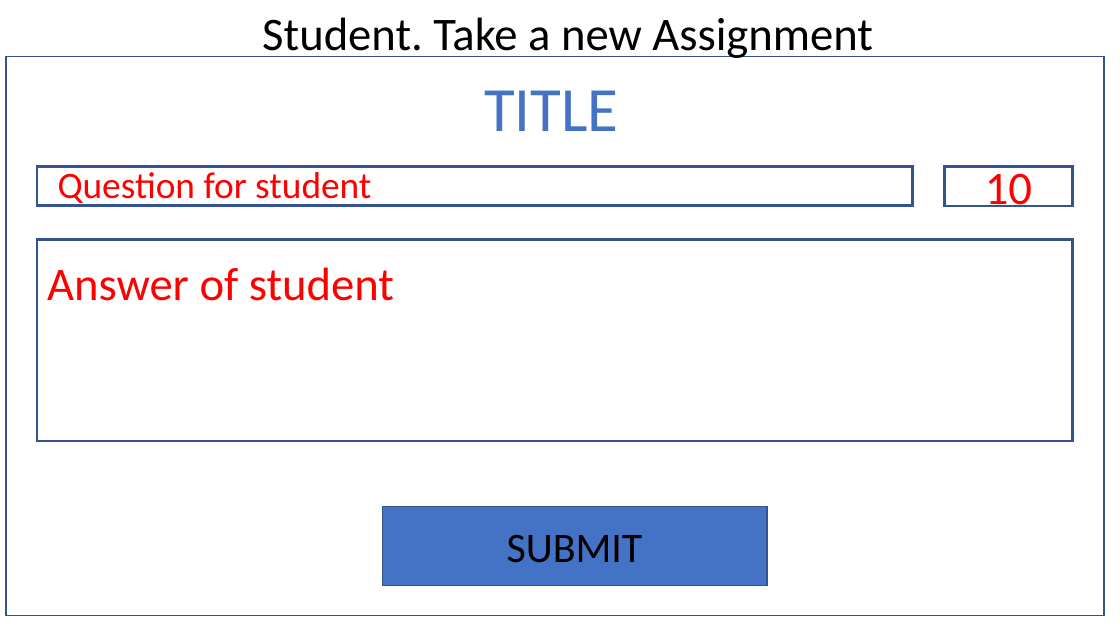
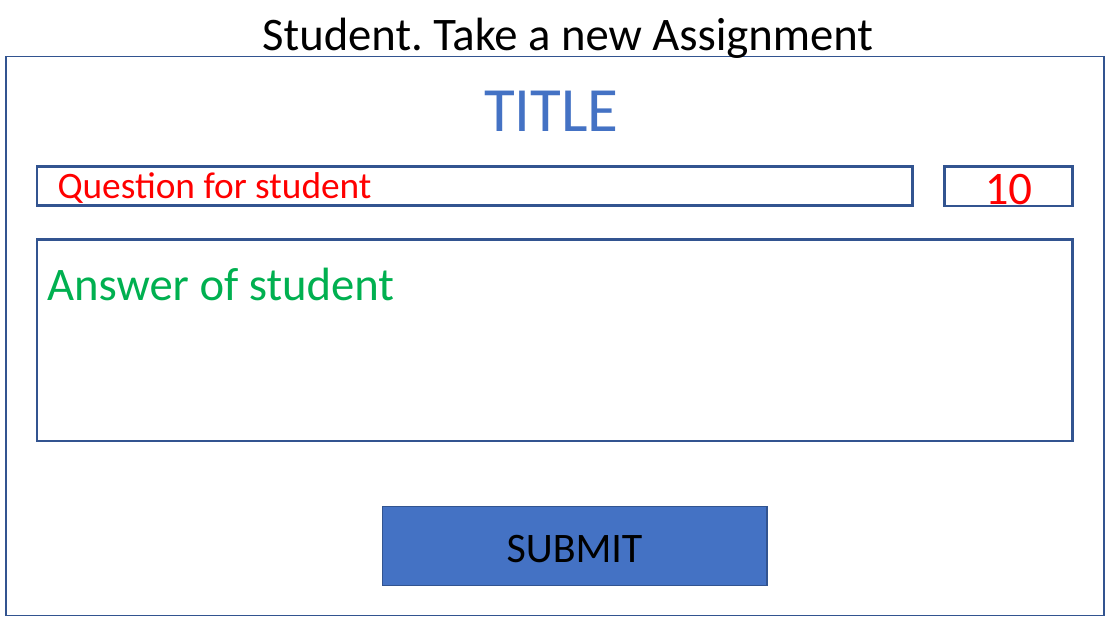
Before and after one commit to 2005Java-Nick/jose_anastasia_gautam_p2, a slide deck: slide 13 of msc/AMS Presentation.pptx. Drawn at 1120x630 pixels with LibreOffice and Linux fonts; fonts in the diff are those of the drawing. Boxes give left, top, right and bottom in pixels: in the first picture for what was removed or moved away, otherwise in the second. Text is boxed around its words. In the diff, an @@ line names an element or a change of style, - is before the commit and + after.

Commit message:
Presentation

```diff
--- a/msc/AMS Presentation.pptx
+++ b/msc/AMS Presentation.pptx
@@ text "Answer of student" at (47, 267, 394, 301): text colour #FF0000 to #00B050 @@
```
Also in this commit, not shown: 2 slides added, 1 other file.
